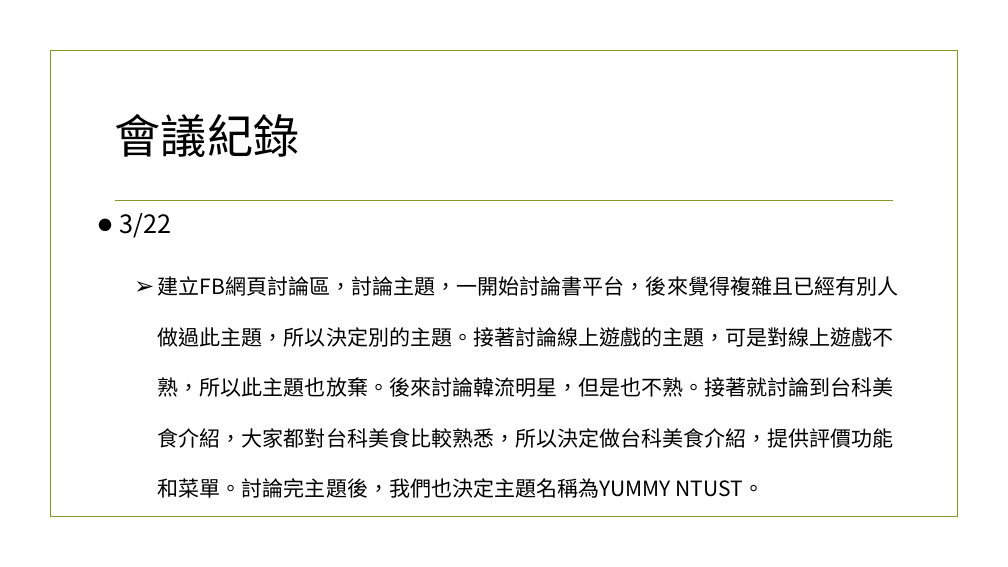
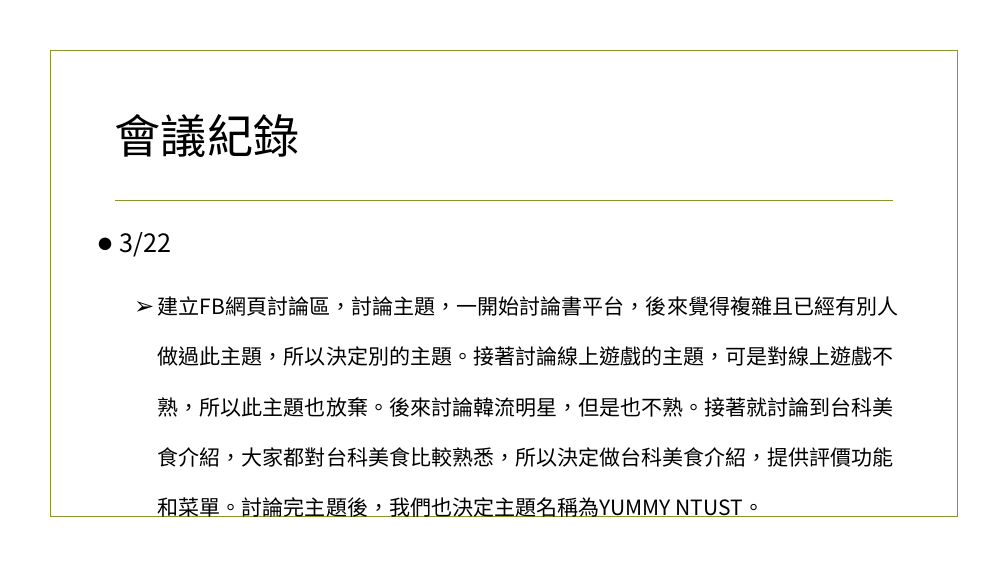
Before and after one commit to NTUST/Team-8, a slide deck: slide 7 of YUMMY-NTUST.pptx (slide 5 before the commit). Drawn at 1008x567 pixels with LibreOffice and Linux fonts; fonts in the diff are those of the drawing; background and template pictures are left out. Boxes give left, top, right and bottom in pixels: in the first picture for what was removed or moved away, otherwise in the second. Text is boxed around its words. In the diff, an @@ line names an element or a change of style, - is before the commit and + after.

```diff
--- a/YUMMY-NTUST.pptx
+++ b/YUMMY-NTUST.pptx
@@ text "3/22": place and size @@
-text "3/22" at (120, 213, 899, 498)
+text "3/22" at (120, 232, 899, 517)
```
Also in this commit, not shown: 5 other slides changed, 2 slides added.
